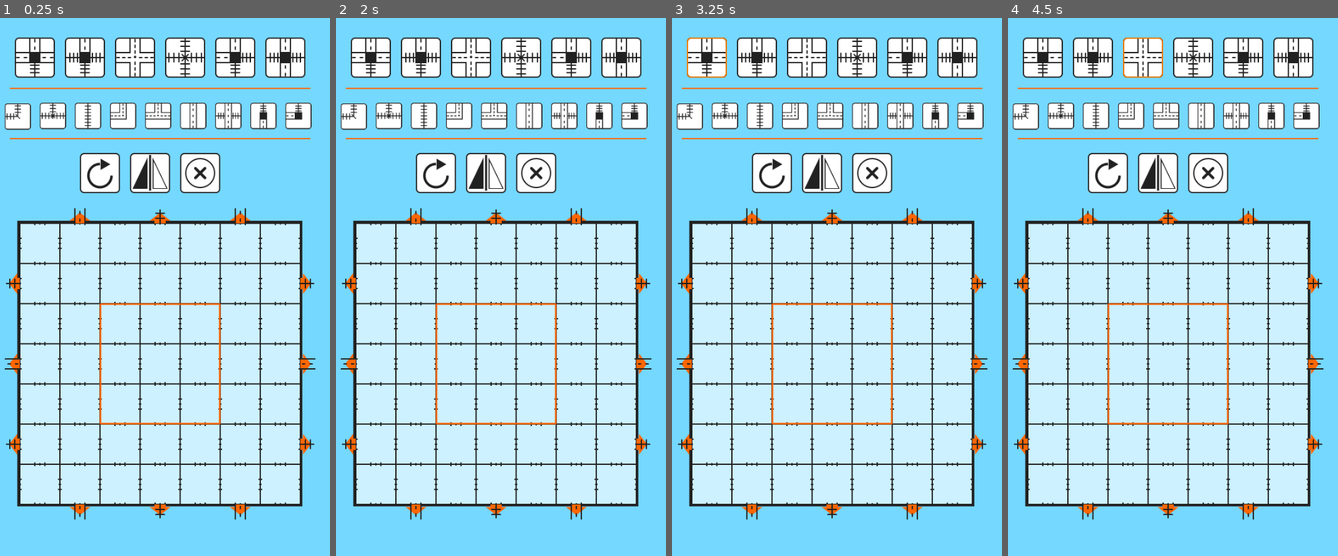
Above: before the commit, frames 1-4 (left to right).
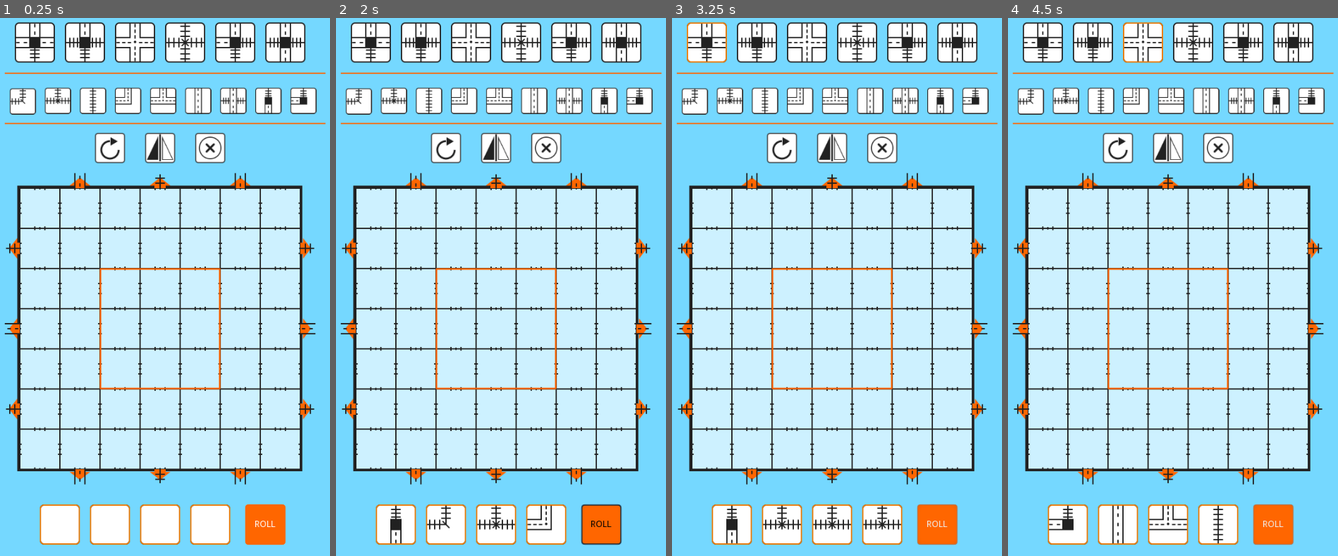
Above: after the commit, the same moments.

Repository: neondude/railroadink-board
Game: Godot game, scene res://scenes/Main.tscn
Two runs of this game, one before a commit and one after it. Both use one fixed random seed, a clock stepped at 60 frames per second and the inputs below.
Inputs (mouse positions are in pixels of both pictures, inside the frame that each line leads up to):
- Up to frame 1 (0.25 s): no input
- Up to frame 2 (2 s): click (600, 523) at 0.5 s, where only the run after the commit has a clickable "ROLL"; click (600, 523) at 1.25 s, where only the run after the commit has a clickable "ROLL"
- Up to frame 3 (3.25 s): click (936, 523) at 2 s, where only the run after the commit has a clickable "ROLL"; move the mouse to (708, 55) at 2.77 s; click (708, 55) at 2.92 s
- Up to frame 4 (4.5 s): tap Enter at 3.5 s; move the mouse to (1093, 55) at 3.52 s; click (1093, 55) at 3.67 s; move the mouse to (1143, 55) at 4.27 s; click (1143, 55) at 4.42 s

The runs differ from the first frame. In frame 1, 38% of the frame differs, in the area x 1-99%, y 0-99%; in frame 2, 38%; in frame 3, 38%; in frame 4, 38%.

Commit message:
added dice

Diff:
--- /dev/null
+++ b/scenes/Dice.tscn
@@ -0,0 +1,47 @@
+[gd_scene load_steps=5 format=2]
+
+[ext_resource path="res://assets/tool_bg_select.svg" type="Texture" id=1]
+[ext_resource path="res://assets/tool_bg.svg" type="Texture" id=3]
+[ext_resource path="res://scripts/Dice.gd" type="Script" id=5]
+
+[sub_resource type="Animation" id=1]
+resource_name = "RollAnimation"
+length = 0.5
+tracks/0/type = "value"
+tracks/0/path = NodePath(".:rotation_degrees")
+tracks/0/interp = 1
+tracks/0/loop_wrap = true
+tracks/0/imported = false
+tracks/0/enabled = true
+tracks/0/keys = {
+"times": PoolRealArray( 0, 0.5 ),
+"transitions": PoolRealArray( 1, 1 ),
+"update": 0,
+"values": [ 0.0, 360.0 ]
+}
+tracks/1/type = "method"
+tracks/1/path = NodePath(".")
+tracks/1/interp = 1
+tracks/1/loop_wrap = true
+tracks/1/imported = false
+tracks/1/enabled = true
+tracks/1/keys = {
+"times": PoolRealArray( 0.3 ),
+"transitions": PoolRealArray( 1 ),
+"values": [ {
+"args": [  ],
+"method": "set_random_face"
+} ]
+}
+
+[node name="Dice" type="Sprite"]
+texture = ExtResource( 3 )
+script = ExtResource( 5 )
+
+[node name="Face" type="Sprite" parent="."]
+
+[node name="RollAnimation" type="AnimationPlayer" parent="."]
+anims/RollAnimation = SubResource( 1 )
+
+[node name="Sprite" type="Sprite" parent="."]
+texture = ExtResource( 1 )
--- a/scenes/Main.tscn
+++ b/scenes/Main.tscn
@@ -23,11 +23,44 @@
 [ext_resource path="res://assets/rotate_icon.svg" type="Texture" id=21]
 [ext_resource path="res://assets/flip_icon.svg" type="Texture" id=22]
 [ext_resource path="res://assets/clear_icon.svg" type="Texture" id=23]
+[ext_resource path="res://assets/train_highway_junction_straight.svg" type="Texture" id=24]
+[ext_resource path="res://scenes/Dice.tscn" type="PackedScene" id=25]
+[ext_resource path="res://scripts/DiceBar.gd" type="Script" id=27]
+
+[sub_resource type="StyleBoxFlat" id=1]
+bg_color = Color( 1, 0.4, 0, 1 )
+border_width_left = 2
+border_width_top = 2
+border_width_right = 2
+border_width_bottom = 2
+border_color = Color( 0.129412, 0.129412, 0.129412, 1 )
+corner_radius_top_left = 5
+corner_radius_top_right = 5
+corner_radius_bottom_right = 5
+corner_radius_bottom_left = 5
+
+[sub_resource type="StyleBoxFlat" id=2]
+bg_color = Color( 0.55127, 0.220508, 0, 1 )
+corner_radius_top_left = 5
+corner_radius_top_right = 5
+corner_radius_bottom_right = 5
+corner_radius_bottom_left = 5
+
+[sub_resource type="StyleBoxFlat" id=3]
+bg_color = Color( 1, 0.4, 0, 1 )
+corner_radius_top_left = 5
+corner_radius_top_right = 5
+corner_radius_bottom_right = 5
+corner_radius_bottom_left = 5
 
 [node name="Main" type="Node2D"]
+position = Vector2( 0, -8 )
+__meta__ = {
+"_edit_vertical_guides_": [ 304.0 ]
+}
 
 [node name="PlayGrid" type="Node2D" parent="."]
-position = Vector2( 80, 344 )
+position = Vector2( 80, 296 )
 script = ExtResource( 8 )
 
 [node name="GridBGColor" type="ColorRect" parent="PlayGrid"]
@@ -62,7 +95,7 @@
 offset = Vector2( 96, 96 )
 
 [node name="Toolbar" type="Node2D" parent="."]
-position = Vector2( 72, 48 )
+position = Vector2( 72, 32 )
 script = ExtResource( 9 )
 play_grid_path = NodePath("../PlayGrid")
 
@@ -102,9 +135,9 @@
 tool_ability = 6
 
 [node name="ColorRect" type="ColorRect" parent="Toolbar"]
-margin_left = -8.0
+margin_left = -16.0
 margin_top = 80.0
-margin_right = 472.0
+margin_right = 496.0
 margin_bottom = 82.0
 color = Color( 1, 0.4, 0, 1 )
 __meta__ = {
@@ -112,70 +145,70 @@
 }
 
 [node name="TrainTurn" parent="Toolbar" instance=ExtResource( 10 )]
-position = Vector2( -16, 105 )
+position = Vector2( -8, 105 )
 scale = Vector2( 0.65, 0.65 )
 icon_texture = ExtResource( 6 )
 tool_type = "apply"
 tool_ability = 3
 
 [node name="TrainIntersection" parent="Toolbar" instance=ExtResource( 10 )]
-position = Vector2( 40, 104 )
+position = Vector2( 48, 104 )
 scale = Vector2( 0.65, 0.65 )
 icon_texture = ExtResource( 3 )
 tool_type = "apply"
 tool_ability = 2
 
 [node name="TrainStraight" parent="Toolbar" instance=ExtResource( 10 )]
-position = Vector2( 96, 104 )
+position = Vector2( 104, 104 )
 scale = Vector2( 0.65, 0.65 )
 icon_texture = ExtResource( 2 )
 tool_type = "apply"
 
 [node name="HighwayTurn" parent="Toolbar" instance=ExtResource( 10 )]
-position = Vector2( 152, 104 )
+position = Vector2( 160, 104 )
 scale = Vector2( 0.65, 0.65 )
 icon_texture = ExtResource( 15 )
 tool_type = "apply"
 tool_ability = 12
 
 [node name="HighwayIntersection" parent="Toolbar" instance=ExtResource( 10 )]
-position = Vector2( 208, 104 )
+position = Vector2( 216, 104 )
 scale = Vector2( 0.65, 0.65 )
 icon_texture = ExtResource( 14 )
 tool_type = "apply"
 tool_ability = 10
 
 [node name="HighwayStriaght" parent="Toolbar" instance=ExtResource( 10 )]
-position = Vector2( 264, 104 )
+position = Vector2( 272, 104 )
 scale = Vector2( 0.65, 0.65 )
 icon_texture = ExtResource( 16 )
 tool_type = "apply"
 tool_ability = 11
 
 [node name="HighwayTrainFlyover" parent="Toolbar" instance=ExtResource( 10 )]
-position = Vector2( 320, 104 )
+position = Vector2( 328, 104 )
 scale = Vector2( 0.65, 0.65 )
 icon_texture = ExtResource( 17 )
 tool_type = "apply"
 tool_ability = 13
 
 [node name="HighwayTrain" parent="Toolbar" instance=ExtResource( 10 )]
-position = Vector2( 376, 104 )
+position = Vector2( 384, 104 )
 scale = Vector2( 0.65, 0.65 )
 tool_type = "apply"
 tool_ability = 4
 
 [node name="HighwayTrainTurn" parent="Toolbar" instance=ExtResource( 10 )]
-position = Vector2( 432, 104 )
+position = Vector2( 440, 104 )
 scale = Vector2( 0.65, 0.65 )
 icon_texture = ExtResource( 20 )
 tool_type = "apply"
 tool_ability = 14
 
 [node name="ColorRect2" type="ColorRect" parent="Toolbar"]
-margin_left = -8.0
+margin_left = -16.0
 margin_top = 160.0
-margin_right = 472.0
+margin_right = 496.0
 margin_bottom = 162.0
 color = Color( 1, 0.4, 0, 1 )
 __meta__ = {
@@ -183,19 +216,59 @@
 }
 
 [node name="Rotate" parent="Toolbar" instance=ExtResource( 10 )]
-position = Vector2( 104, 184 )
+position = Vector2( 128, 176 )
+scale = Vector2( 0.75, 0.75 )
 icon_texture = ExtResource( 21 )
 tool_type = "rotate"
 tool_ability = 1
 
 [node name="Flip" parent="Toolbar" instance=ExtResource( 10 )]
-position = Vector2( 184, 184 )
+position = Vector2( 208, 176 )
+scale = Vector2( 0.75, 0.75 )
 icon_texture = ExtResource( 22 )
 tool_type = "flip"
 tool_ability = 1
 
 [node name="Delete" parent="Toolbar" instance=ExtResource( 10 )]
-position = Vector2( 264, 184 )
+position = Vector2( 288, 176 )
+scale = Vector2( 0.75, 0.75 )
 icon_texture = ExtResource( 23 )
 tool_type = "delete"
 tool_ability = 1
+
+[node name="RollBtn" type="Button" parent="."]
+margin_left = 440.0
+margin_top = 800.0
+margin_right = 504.0
+margin_bottom = 864.0
+custom_styles/hover = SubResource( 1 )
+custom_styles/pressed = SubResource( 2 )
+custom_styles/normal = SubResource( 3 )
+custom_colors/font_color = Color( 1, 1, 1, 1 )
+custom_colors/font_color_hover = Color( 0, 0, 0, 1 )
+custom_colors/font_color_pressed = Color( 0.129412, 0.129412, 0.129412, 1 )
+text = "ROLL"
+__meta__ = {
+"_edit_use_anchors_": false
+}
+
+[node name="DiceBar" type="Node2D" parent="."]
+position = Vector2( 88, 832 )
+script = ExtResource( 27 )
+
+[node name="Dice" parent="DiceBar" instance=ExtResource( 25 )]
+position = Vector2( 56, 0 )
+faces = [ ExtResource( 24 ), ExtResource( 20 ), ExtResource( 17 ) ]
+
+[node name="Dice2" parent="DiceBar" instance=ExtResource( 25 )]
+position = Vector2( 136, 0 )
+faces = [ ExtResource( 14 ), ExtResource( 16 ), ExtResource( 15 ), ExtResource( 3 ), ExtResource( 2 ), ExtResource( 6 ) ]
+
+[node name="Dice3" parent="DiceBar" instance=ExtResource( 25 )]
+position = Vector2( 296, 0 )
+faces = [ ExtResource( 14 ), ExtResource( 16 ), ExtResource( 15 ), ExtResource( 3 ), ExtResource( 2 ), ExtResource( 6 ) ]
+
+[node name="Dice4" parent="DiceBar" instance=ExtResource( 25 )]
+position = Vector2( 216, 0 )
+faces = [ ExtResource( 14 ), ExtResource( 16 ), ExtResource( 15 ), ExtResource( 3 ), ExtResource( 2 ), ExtResource( 6 ) ]
+[connection signal="button_up" from="RollBtn" to="DiceBar" method="_on_RollBtn_button_up"]
--- /dev/null
+++ b/scripts/Dice.gd
@@ -0,0 +1,10 @@
+extends Sprite
+
+export(Array, Texture) var faces
+
+func roll():
+	if !$RollAnimation.is_playing():
+		$RollAnimation.play("RollAnimation")
+func set_random_face():
+	if faces.size() > 0:
+		$Face.texture = faces[randi() % faces.size()]
--- /dev/null
+++ b/scripts/DiceBar.gd
@@ -0,0 +1,14 @@
+extends Node2D
+
+
+func _ready():
+	pass # Replace with function body.
+	roll_all_dice()
+
+func roll_all_dice():
+	for dice in get_children():
+		dice.roll()
+
+
+func _on_RollBtn_button_up():
+	roll_all_dice()
Not shown: 1 places in scenes/Main.tscn that only renumber resources
